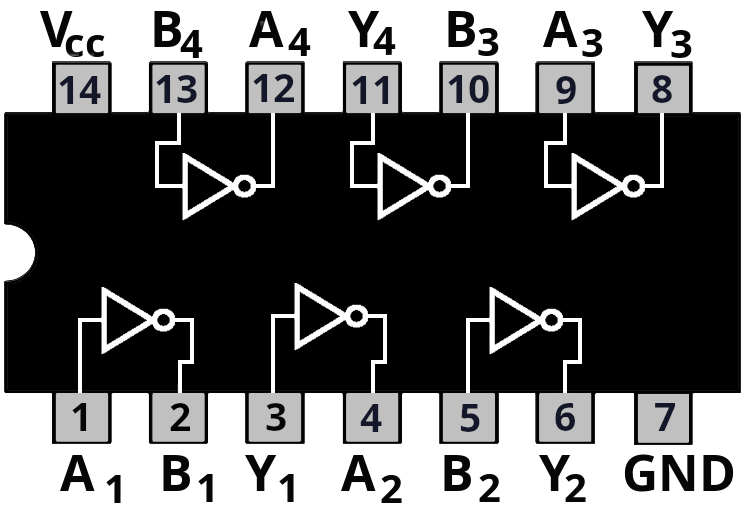
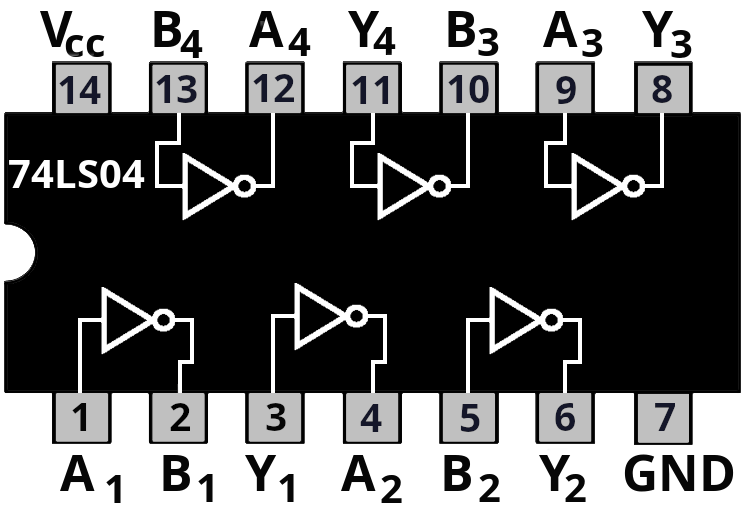
Layered file, before and after one edit (745x511). Changes by layer:
added layer "74LS04" above "74LS00-black.png" over (9, 160, 145, 188)
